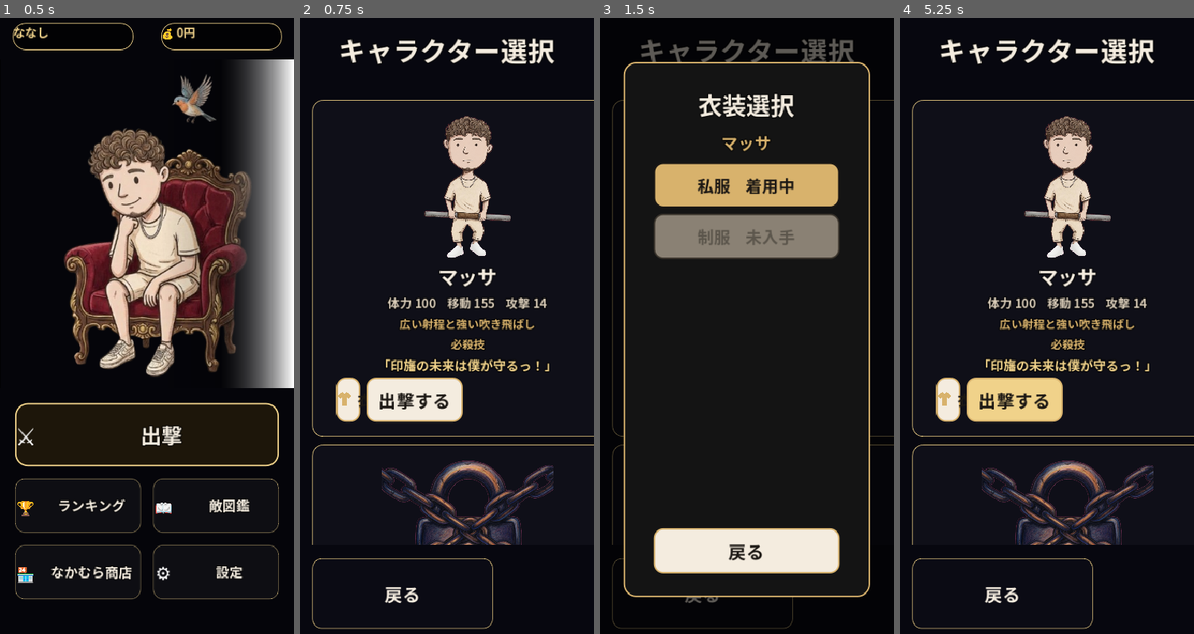
Above: before the commit, frames 1-4 (left to right).
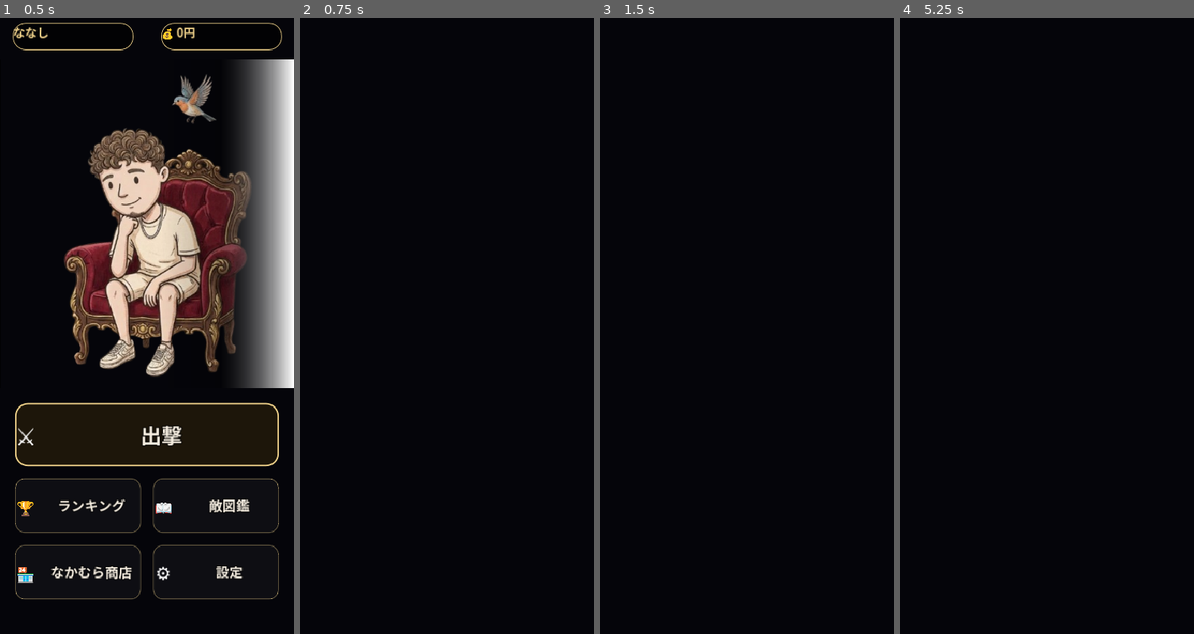
Above: after the commit, the same moments.

Repository: sudotti/inba-war
Game: Godot game, scene res://scenes/title.tscn
Same seed, same stepped clock (60 frames per second), same inputs: the game is played once before the commit and once after it.
Inputs (mouse positions are in pixels of both pictures, inside the frame that each line leads up to):
- Up to frame 1 (0.5 s): no input
- Up to frame 2 (0.75 s): click (447, 436) at 0.5 s
- Up to frame 3 (1.5 s): click (647, 399) at 1.27 s
- Up to frame 4 (5.25 s): click (1014, 399) at 2 s, where only the run before the commit has a clickable "出撃する"; click (1002, 590) at 2.75 s, where only the run before the commit has a clickable "戻る"; click (1047, 184) at 3.5 s, where only the run before the commit has a clickable "私服 着用中"; tap Enter at 4.25 s; move the mouse to (1111, 295) at 4.27 s; hold D 4.28-5 s; tap 1 at 4.35 s; click (1111, 295) at 4.42 s; tap Space at 4.52, 5 s; drag from (988, 362) to (1032, 455) at 5.02 s

Frame 1 is identical in both runs. In frame 2, 14% of the frame differs, in the area x 4-100%, y 3-100%; in frame 3, 18%; in frame 4, 14%.
Error after the commit: Parse Error: Cannot find member "SCROLL_MODE_ENABLED" in base "ScrollContainer". (res://scripts/select_screen.gd:46)

Commit message:
Select screen: center character cards horizontally

Diff:
--- a/scripts/select_screen.gd
+++ b/scripts/select_screen.gd
@@ -34,16 +34,17 @@
 	title.horizontal_alignment = HORIZONTAL_ALIGNMENT_CENTER
 	add_child(title)
 
-	var row := HBoxContainer.new()
-	row.add_theme_constant_override("separation", 18)
-	UiFont.place(row, 0.04, 0.14, 0.96, 0.84)
-	add_child(row)
+	var center := CenterContainer.new()
+	center.mouse_filter = Control.MOUSE_FILTER_IGNORE
+	UiFont.place(center, 0.04, 0.14, 0.96, 0.84)
+	add_child(center)
+
 	if _is_portrait:
 		var scroll := ScrollContainer.new()
 		scroll.mouse_filter = Control.MOUSE_FILTER_IGNORE
 		scroll.horizontal_scroll_mode = ScrollContainer.SCROLL_MODE_DISABLED
-		UiFont.full_rect(scroll)
-		row.add_child(scroll)
+		scroll.vertical_scroll_mode = ScrollContainer.SCROLL_MODE_ENABLED
+		center.add_child(scroll)
 		var list := VBoxContainer.new()
 		list.add_theme_constant_override("separation", 10)
 		list.mouse_filter = Control.MOUSE_FILTER_IGNORE
@@ -52,6 +53,10 @@
 		for who in ORDER:
 			list.add_child(_card(who))
 	else:
+		var row := HBoxContainer.new()
+		row.add_theme_constant_override("separation", 18)
+		row.alignment = BoxContainer.ALIGNMENT_CENTER
+		center.add_child(row)
 		for who in ORDER:
 			row.add_child(_card(who))
 
@@ -71,7 +76,7 @@
 func _card(who: String) -> Control:
 	var playable := SaveStore.is_playable(who)
 	var panel := PanelContainer.new()
-	panel.size_flags_horizontal = Control.SIZE_EXPAND_FILL
+	panel.custom_minimum_size = Vector2(300, 0)
 	var border := UiFont.BRASS if who == SaveStore.playable_character() else Color("3a3228")
 	panel.add_theme_stylebox_override("panel", UiFont.style(Color(0.1,0.1,0.14,0.42), UiFont.glass_border(0.85), 1, 14))
 	var margin := MarginContainer.new()
